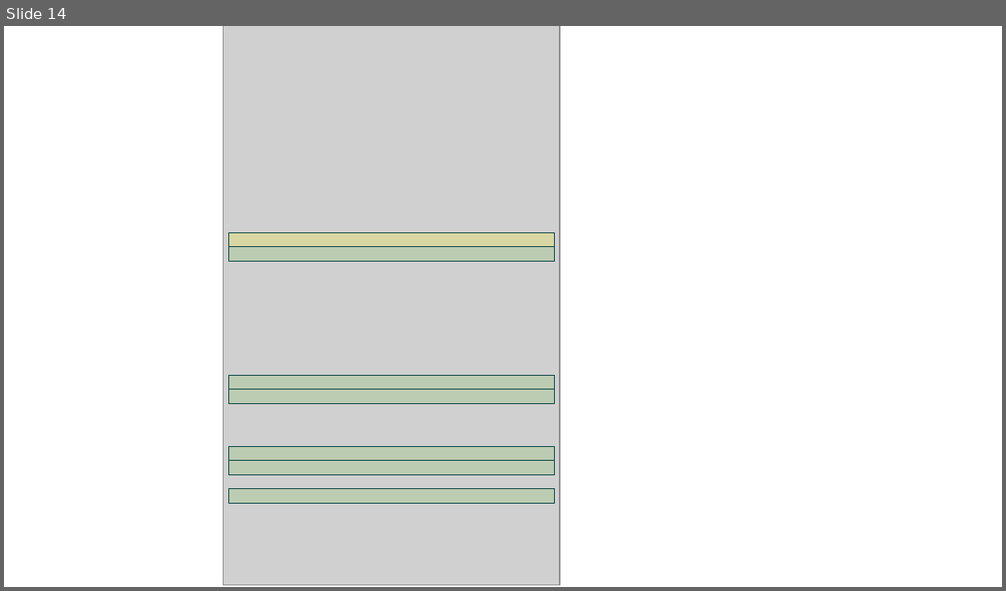
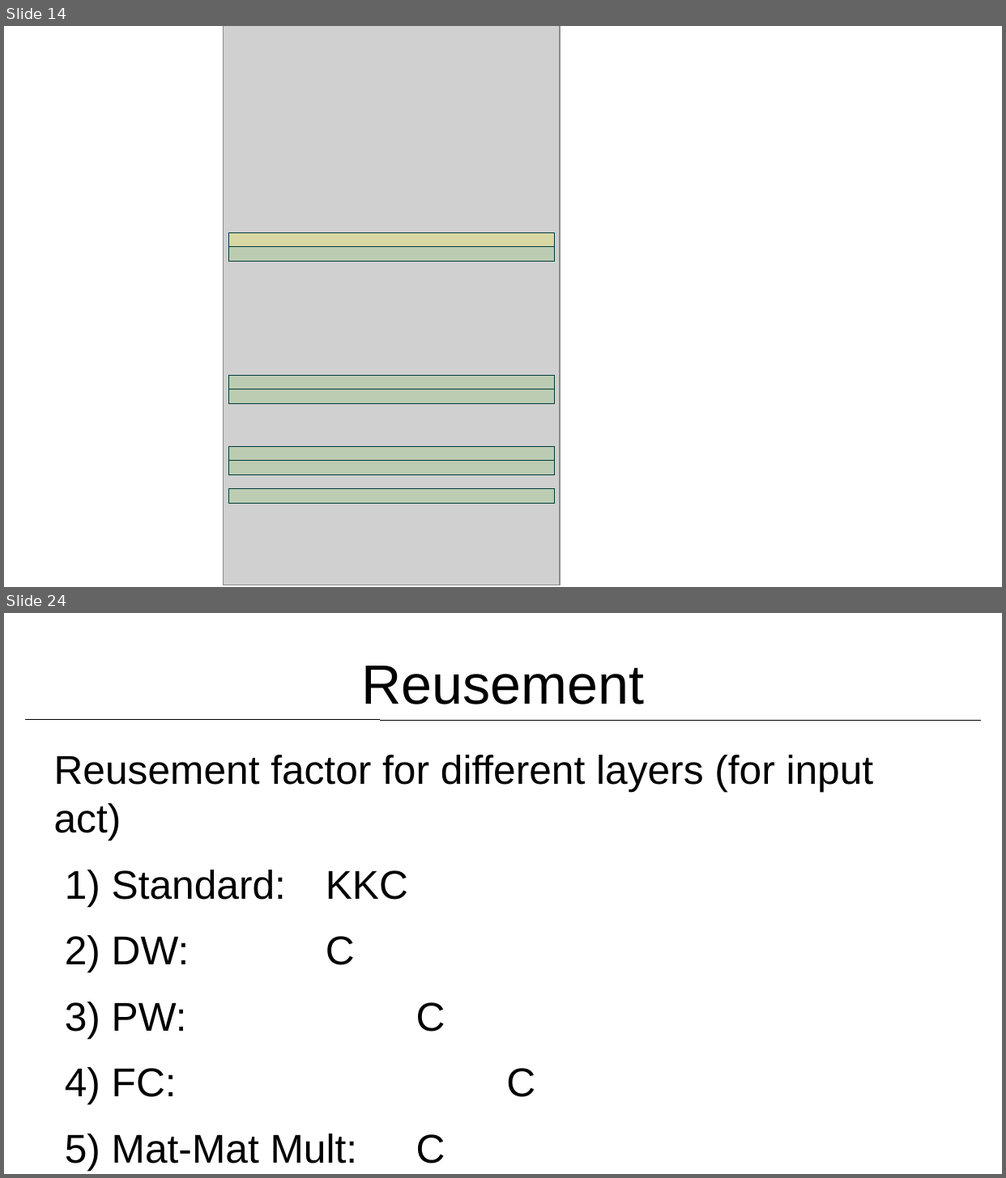
Before and after one commit to raminrasoulinezhad/MLBlocks, a slide deck: presentations/Idea.odp. Shown one above the other, each under a label of ours: slide 14 before the commit, slides 14 and 24 after it; the slides between them are not shown. The pictures are 1006x591 and 1006x1178 pixels, drawn with LibreOffice and Linux fonts; fonts in the diff are those of the drawing; grey boxes stand for pictures. Boxes give left, top, right and bottom in pixels: in the first picture for what was removed or moved away, otherwise in the second. Text is boxed around its words. In the diff, an @@ line names an element or a change of style, - is before the commit and + after.

```diff
--- a/presentations/Idea.odp
+++ b/presentations/Idea.odp
@@ slide 24 added at (4, 613, 1002, 1174), background #FFFFFF @@
@@ title added at (361, 666, 644, 705), 44 pt, text #000000 @@
+Reusement
@@ line added from (26, 720) to (981, 720), #000000 0 pt @@
@@ text added at (54, 755, 874, 1164), 32 pt, text #000000 @@
+Reusement factor for different layers (for input act)
+1) Standard: KKC
+2) DW: C
+3) PW: C
+4) FC: C
+5) Mat-Mat Mult: C
```
Also in this commit, not shown: 13 other slides added.
